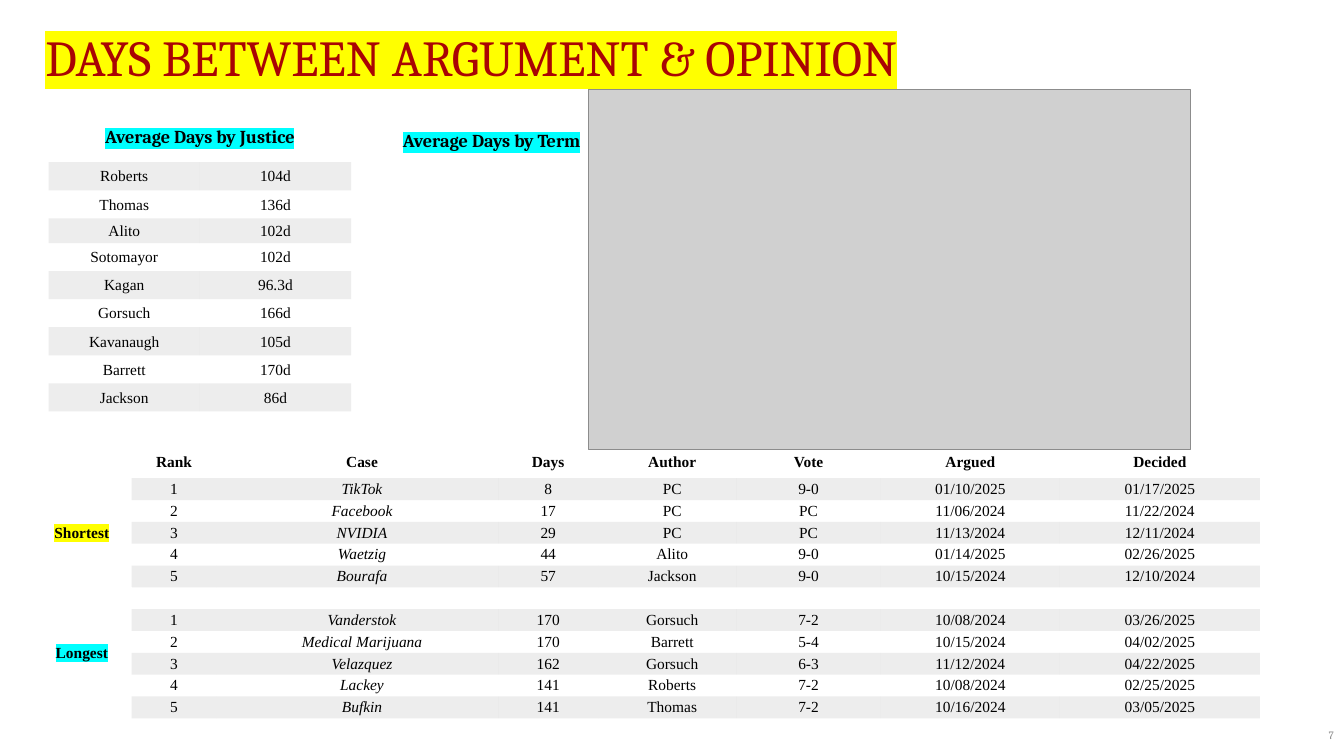
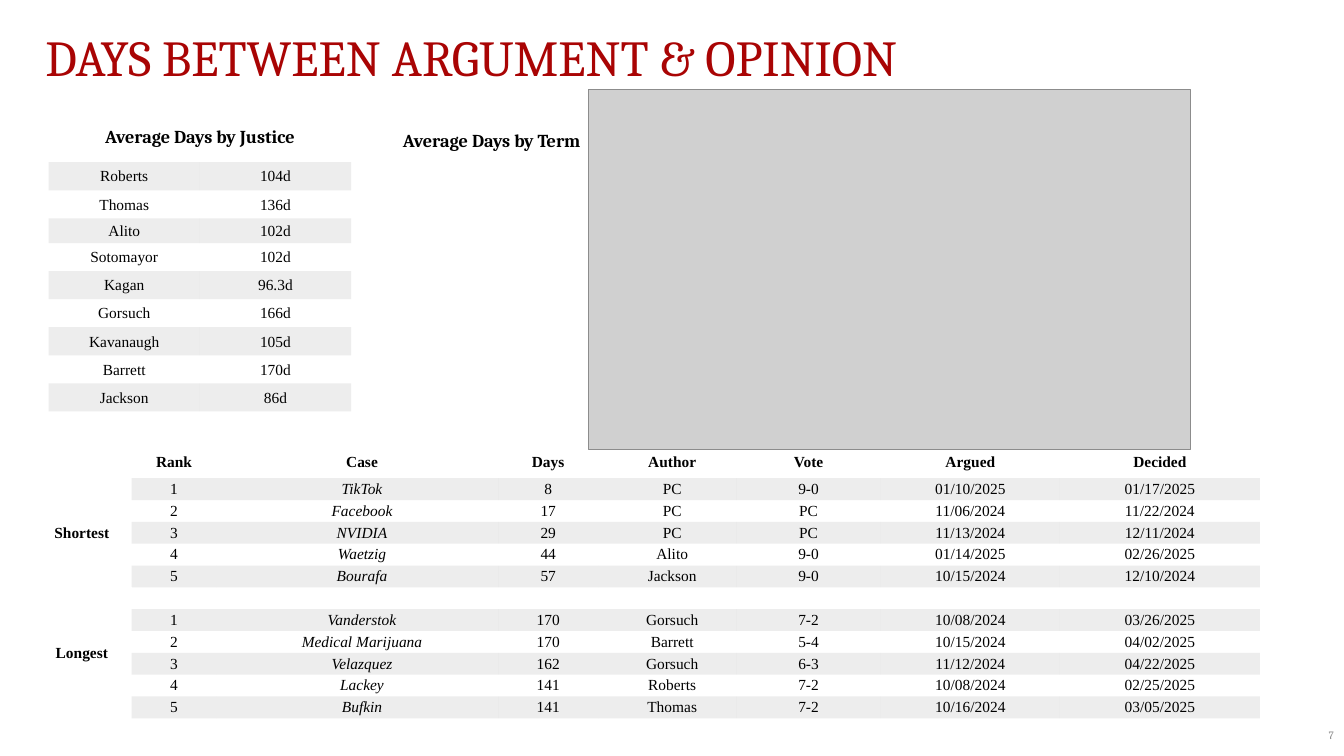
Before and after one commit to JakeTruscott/scotuswatch, a slide deck: slide 7 of Stat Reviews/OT24_StatReview/compilation/SCOTUSBlog/statpack_OT24.pptx. Drawn at 1344x756 pixels with LibreOffice and Linux fonts; fonts in the diff are those of the drawing; grey boxes stand for pictures. Boxes give left, top, right and bottom in pixels: in the first picture for what was removed or moved away, otherwise in the second. Text is boxed around its words. In the diff, an @@ line names an element or a change of style, - is before the commit and + after.

```diff
--- a/Stat Reviews/OT24_StatReview/compilation/SCOTUSBlog/statpack_OT24.pptx
+++ b/Stat Reviews/OT24_StatReview/compilation/SCOTUSBlog/statpack_OT24.pptx
@@ text "DAYS BETWEEN ARGUMENT & OPINION" at box(45, 42, 897, 77): highlight #FFFF00 to none @@
@@ table at box(48, 89, 351, 412) @@
@@ highlight #00FFFF to none in "Average Days by Justice" @@
@@ text "Average Days by Term" at box(403, 134, 581, 151): highlight #00FFFF to none @@
@@ table at box(32, 447, 1261, 720) @@
@@ highlight #FFFF00 to none in "Shortest" @@
@@ highlight #00FFFF to none in "Longest" @@
```
Also in this commit, not shown: 23 other slides changed.
